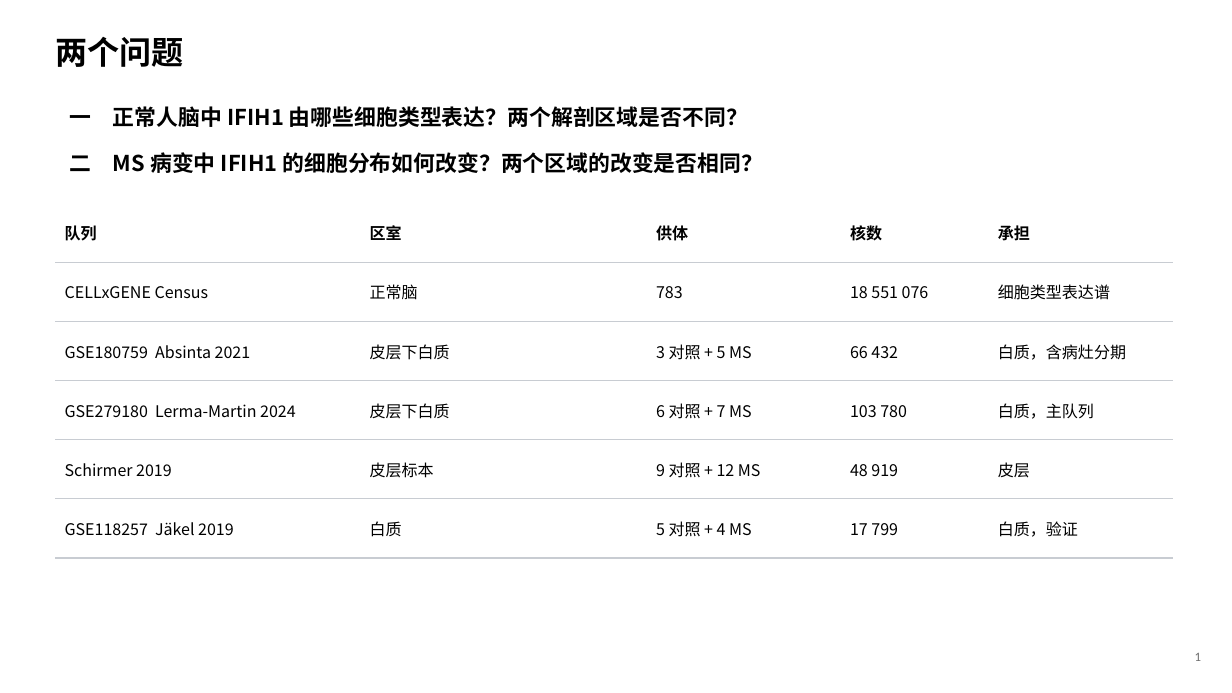
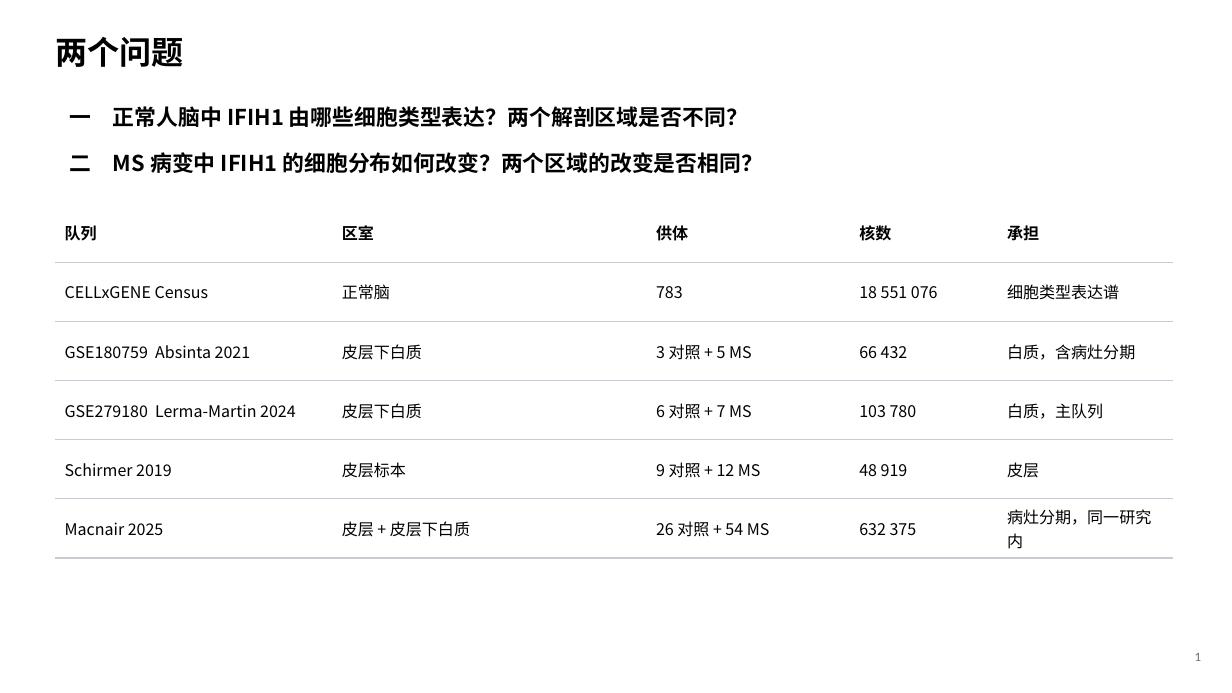
Before and after one commit to 7c96bzczcj-prog/aaa, a slide deck: slide 2 of results/mda5/MDA5_IFIH1_人脑与MS.pptx. Drawn at 1232x693 pixels with LibreOffice and Linux fonts; fonts in the diff are those of the drawing. Boxes give left, top, right and bottom in pixels: in the first picture for what was removed or moved away, otherwise in the second. Text is boxed around its words. In the diff, an @@ line names an element or a change of style, - is before the commit and + after.

```diff
--- a/results/mda5/MDA5_IFIH1_人脑与MS.pptx
+++ b/results/mda5/MDA5_IFIH1_人脑与MS.pptx
@@ table at (55, 203, 1174, 553) @@
-row 6: GSE118257 Jäkel 2019 | 白质 | 5 对照 + 4 MS | 17 799 | 白质，验证
+row 6: Macnair 2025 | 皮层 + 皮层下白质 | 26 对照 + 54 MS | 632 375 | 病灶分期，同一研究内
```
Also in this commit, not shown: 1 other slide changed, 6 other files.
